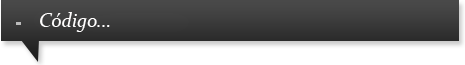
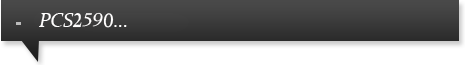
Revision of a layered 465px x 65px image; what changed, layer by layer:
added layer "PCS2590..." above "Código..." over [39, 12, 127, 28]
hid "Código..." over [40, 12, 110, 32]
